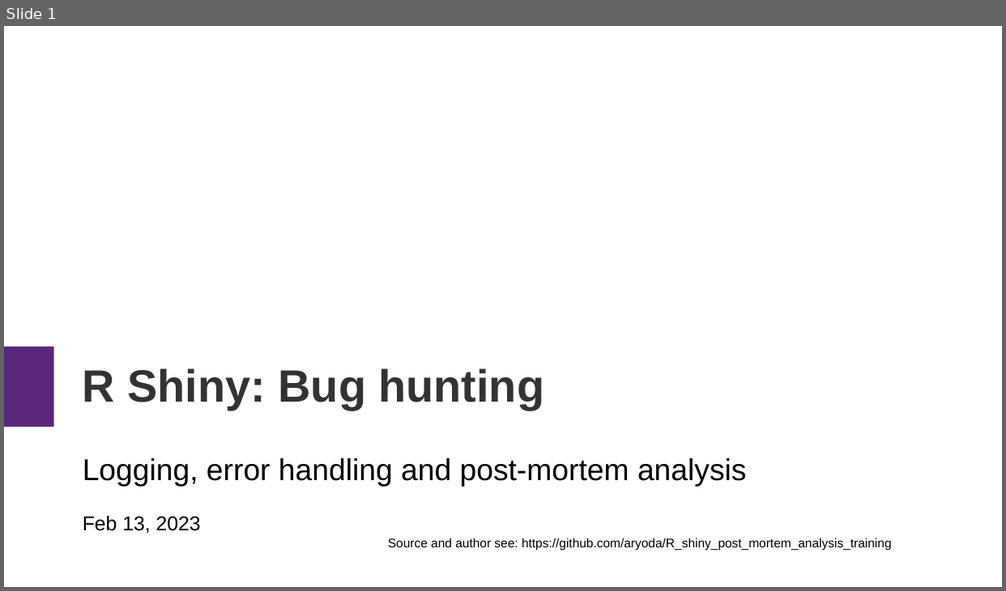
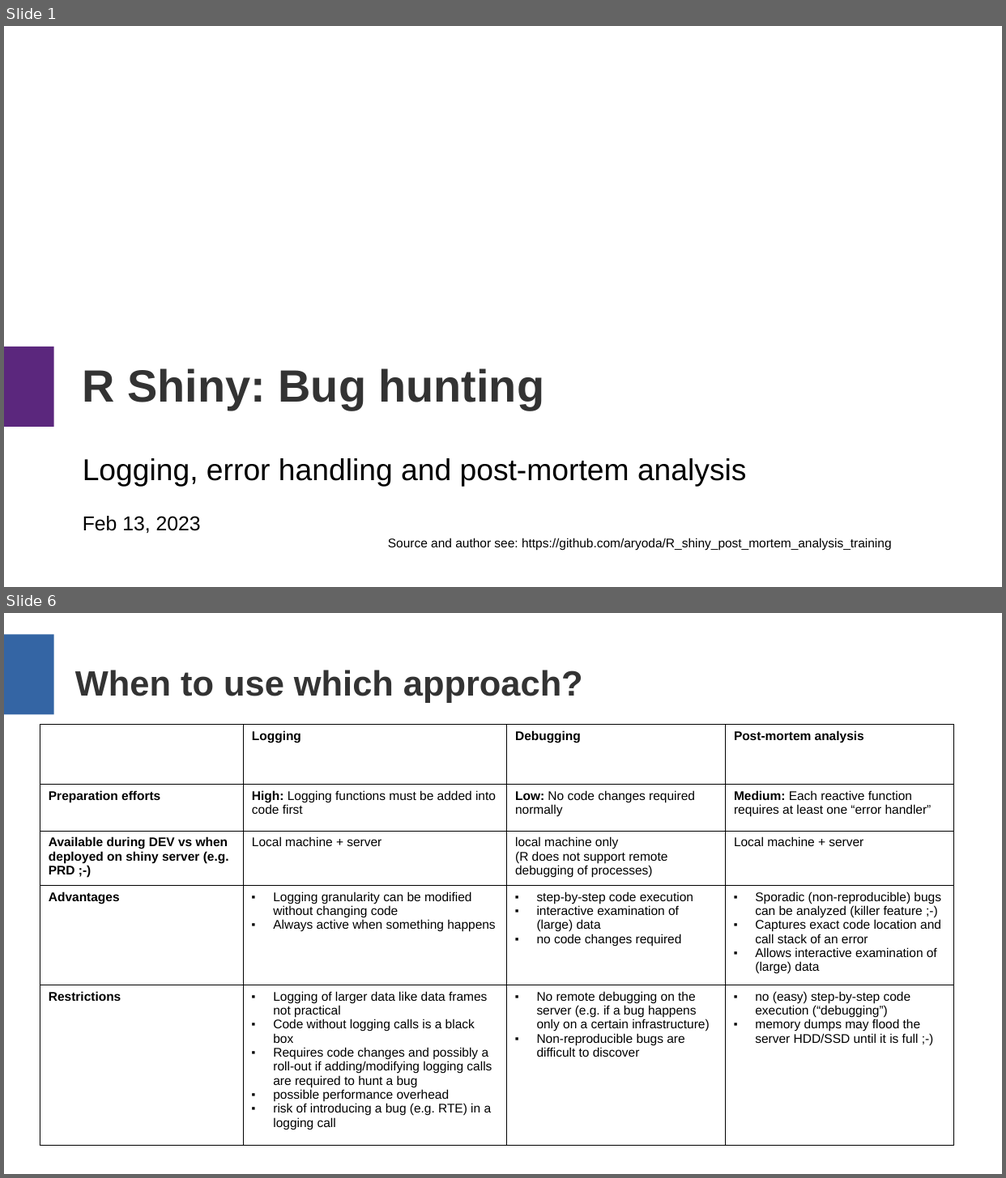
Before and after one commit to aryoda/R_shiny_post_mortem_analysis_training, a slide deck: Training slides.odp. Shown one above the other, each under a label of ours: slide 1 before the commit, slides 1 and 6 after it; the slides between them are not shown. The pictures are 1006x591 and 1006x1178 pixels, drawn with LibreOffice and Linux fonts; fonts in the diff are those of the drawing. Boxes give left, top, right and bottom in pixels: in the first picture for what was removed or moved away, otherwise in the second. Text is boxed around its words. In the diff, an @@ line names an element or a change of style, - is before the commit and + after.

```diff
--- a/Training slides.odp
+++ b/Training slides.odp
@@ slide 6 added at <box>4,613,1002,1174</box>, background #FFFFFF @@
@@ rectangle added at <box>4,635,53,715</box>, fill #3465A4 @@
@@ title added at <box>75,670,583,703</box>, 28 pt, text #333333, bold @@
+When to use which approach?
@@ table added at <box>40,725,954,1133</box>, 5 rows, 4 columns @@
+ | Logging | Debugging | Post-mortem analysis
+Preparation efforts | High: Logging functions must be added into code first | Low: No code changes required normally | Medium: Each reactive function requires at least one “error handler”
+Available during DEV vs when deployed on shiny server (e.g. PRD ;-) | Local machine + server | local machine only (R does not support remote debugging of processes) | Local machine + server
+Advantages | Logging granularity can be modified without changing code / Always active when something happens | step-by-step code execution / interactive examination of (large) data / no code changes required | Sporadic (non-reproducible) bugs can be analyzed (killer feature ;-) / Captures exact code location and call stack of an error / Allows interactive examination of (large) data
+Restrictions | Logging of larger data like data frames not practical / Code without logging calls is a black box / Requires code changes and possibly a roll-out if adding/modifying logging calls are required to hunt a bug / possible performance overhead / risk of introducing a bug (e.g. RTE) in a logging call | No remote debugging on the server (e.g. if a bug happens only on a certain infrastructure) / Non-reproducible bugs are difficult to discover | no (easy) step-by-step code execution (“debugging”) / memory dumps may flood the server HDD/SSD until it is full ;-)
```
Also in this commit, not shown: 2 slides changed, 3 other slides added.
